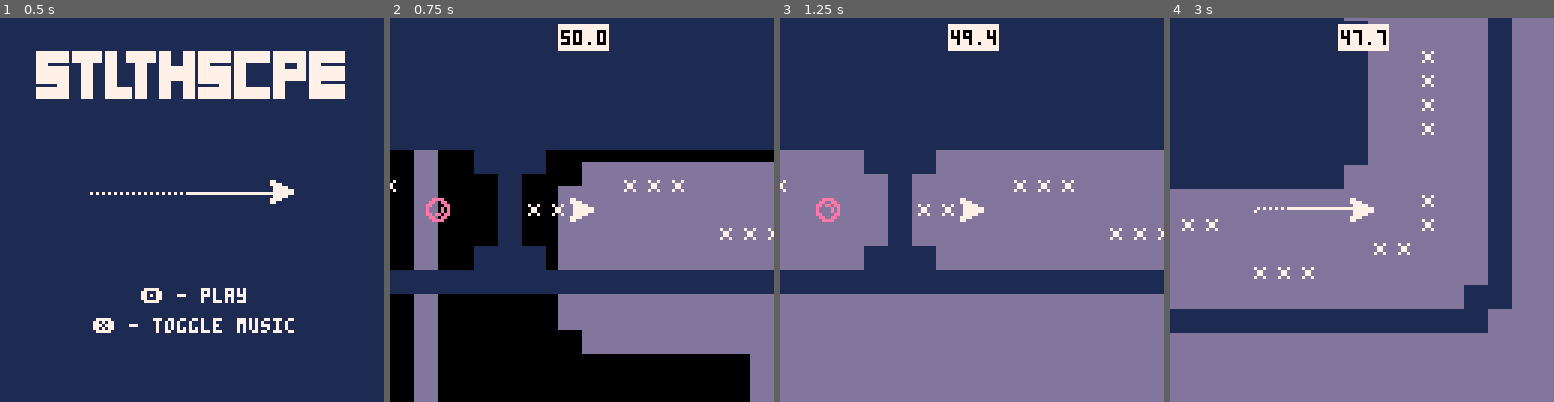
Above: before the commit, frames 1-4 (left to right).
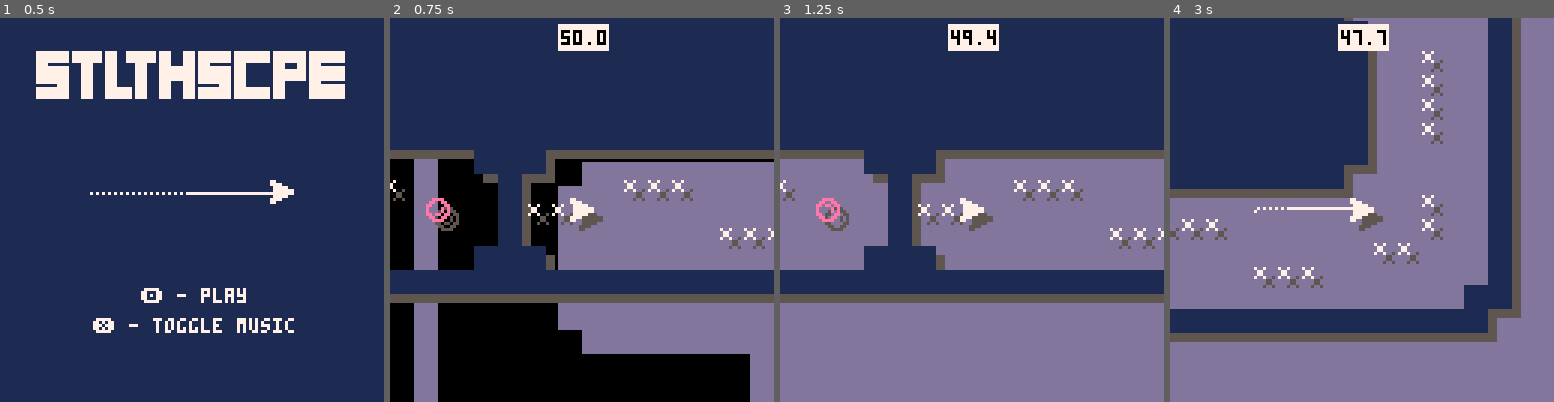
Above: after the commit, the same moments.

Repository: AndreasWebdev/StealthscapeSite
Game: PICO-8 cartridge pico8/stealthscape.p8
Two runs of this game, one before a commit and one after it. Both use one fixed random seed, a clock stepped at 60 frames per second and the inputs below.
Inputs:
- Up to frame 1 (0.5 s): tap X (X key) at 0.33 s
- Up to frame 2 (0.75 s): tap O (Z key) at 0.7 s
- Up to frame 3 (1.25 s): tap X (X key) at 1.07 s
- Up to frame 4 (3 s): hold Right 1.6-2.1 s; tap O (Z key) every 0.4 s from 1.7 to 2.9 s; tap X (X key) at 1.85, 2.97 s; hold Up 2.15-2.42 s; hold Right from 2.47 s (still down)

Frame 1 is identical in both runs. In frame 2, 5.8% of the frame differs, in the area x 0-100%, y 34-75%; in frame 3, 5.8%; in frame 4, 7.0%, in the area x 0-92%, y 0-85%.

Commit message:
pico8 update

Diff:
--- a/pico8/stealthscape.p8
+++ b/pico8/stealthscape.p8
@@ -40,45 +40,8 @@
 		 ship_movement()
 		 if(pts > 0) pts -= 1/60
 
-		 --coin collision
-			for c in all(coins) do
-				if(coll(ship,c)) then
-					del(coins,c)
-					if(cnch < 7) cnch+=1
-					chtm = 30
-					sfx(18+cnch)
-					pts += 0.5
-				end
-			end
-
-			--btn collision
-			for bt in all(btns) do
-				if(coll(ship,bt)) then
-					del(btns,bt)
-					btnc+=1
-					if(btnc==stages[stagenum].btns) open_doors()
-				end
-			end
-
-			--mine collision
-			for m in all(mines) do
-				if(coll(ship,m)) then
-					dead=true
-					screenshake(10,0.1)
-					sfx(27)
-					explode(ship.x+3,ship.y+3,5,50)
-				end
-			end
-
-			--portal collision
-			if(not win and coll(ship,portal)) then
-				sfx(26,2)
-				screenshake(5,0.1)
-				explode(portal.x+3,portal.y+3,1.5,50,0.2,7)
-				win = true
-				ship.x = portal.x
-				ship.y = portal.y
-			end
+		 obj_behaviour()
+		 obj_collisions()
 
 		else
 		 --retry
@@ -86,7 +49,7 @@
 		 	if btn(🅾️) then
 		 		if(not dead) stagenum+=1
 		 	end
-		 	if btn(x) and dead then
+		 	if btn(❎) and dead then
 	 			music(-1)
 	 	 	if(mus) music(0,10000)
 	 	 	igm=false
@@ -126,7 +89,8 @@
 		--screenshake
 		if shake > 0 then
 			shake -= shakedec
-		elseif shake < 0 then
+		end
+		if shake < 0 then
 			shake = 0
 		end
 
@@ -155,7 +119,7 @@
 
 function explos_init()
 	sparks={}
-	for i=1,200 do
+	for i=1,150 do
 		add(sparks,{
 		x=0,y=0,velx=0,vely=0,
 		r=0,alive=false,col=6,spd=0.1
@@ -201,7 +165,7 @@
 	y=128,
 	hs=0,
 	vs=0,
-	spd=2.5,
+	spd=3,
 	fric=0.05,
 	box = {x1=0,y1=0,x2=7,y2=7}
 	}
@@ -212,14 +176,17 @@
 	pts = 50.0
 	shake=0
 	shakedec=0
+	bump=false
 end
 
 function ship_movement()
 
-	if btn(⬆️) then ship.vs-=ship.fric end
-	if btn(⬇️) then ship.vs+=ship.fric end
-	if btn(⬅️) then ship.hs-=ship.fric end
-	if btn(➡️) then ship.hs+=ship.fric end
+	local lcol=false
+
+	if btn(⬆️) then ship.vs-=ship.fric
+	elseif btn(⬇️) then ship.vs+=ship.fric end
+	if btn(➡️) then ship.hs+=ship.fric
+	elseif btn(⬅️) then ship.hs-=ship.fric end
 
 	if not (btn(⬅️) or btn(➡️)) then
 		ship.hs -= ship.fric*sign(ship.hs)
@@ -243,15 +210,17 @@
 	end
 
 	if(ship.hs != 0 and cmap(ship.x+ship.hs,ship.y)) then
-		explode(ship.x+3+ship.hs,ship.y+3,2,10)
-		screenshake(3,1)
+		if(not bump) bump_fx()
 		ship.hs = -ship.hs/2
+		lcol=true
 	end
 	if(ship.vs != 0 and cmap(ship.x,ship.y+ship.vs)) then
-		explode(ship.x+3,ship.y+3+ship.vs,2,10)
-		screenshake(3,1)
+		if(not bump) bump_fx()
 		ship.vs = -ship.vs/2
-	end
+		lcol=true
+	end
+
+	if(not lcol) bump=false
 
 	ship.x += ship.hs
 	ship.y += ship.vs
@@ -260,6 +229,19 @@
 	if(#trail > 30) del(trail,trail[1])
 end
 
+function kill_ship()
+	dead=true
+	screenshake(10,0.1)
+	sfx(27)
+	explode(ship.x+3,ship.y+3,5,50)
+end
+
+function bump_fx()
+	explode(ship.x+3+ship.hs,ship.y+3,2,10)
+	screenshake(3,1)
+	sfx(1)
+	bump=true
+end
 --get spr based on inputs
 function ship_spr()
 	if btn(➡️) and btn(⬆️) then return 2
@@ -285,6 +267,48 @@
 -->8
 --collisions
 
+function obj_collisions()
+
+	--coin collision
+		for c in all(coins) do
+			if(coll(ship,c)) then
+				del(coins,c)
+				if(cnch < 7) cnch+=1
+				chtm = 30
+				sfx(18+cnch)
+				pts += 0.5
+			end
+		end
+
+		--btn collision
+		for bt in all(btns) do
+			if(coll(ship,bt)) then
+				del(btns,bt)
+				sfx(28)
+				btnc+=1
+				if(btnc==stages[stagenum].btns) open_doors()
+			end
+		end
+
+		--mine collision
+		for m in all(mines) do
+			if(coll(ship,m)) then
+				kill_ship()
+			end
+		end
+
+		--portal collision
+		if(not win and coll(ship,portal)) then
+			sfx(26,2)
+			screenshake(5,0.1)
+			explode(portal.x+3,portal.y+3,1.5,50,0.2,7)
+			win = true
+			ship.x = portal.x
+			ship.y = portal.y
+		end
+
+end
+
 function cmap(x,y)
   local ct=false
 
@@ -352,7 +376,10 @@
  btnc=0
  walls={}
  doors={}
+ lnchrs={}
+ missls={}
  explos_init()
+ t=0
 	win = false
 	for i=0,stages[num].h-1 do
 		for j=0,stages[num].w do
@@ -388,6 +415,15 @@
 				add(btns,
 				{x=j*8,y=i*8,d=dr,
 				box={x1=2,y1=2,x2=5,y2=5}})
+			elseif(ob=="i" or ob=="k" or ob=="j" or ob==";") then
+				local dr=0
+				if ob=="k" then dr=1
+				elseif ob=="j" then dr=2
+				elseif ob==";" then dr=3
+				end
+				add(lnchrs,
+				{x=j*8,y=i*8,d=dr,
+				box={x1=0,y1=0,x2=7,y2=7}})
 			end
 		end
 	end
@@ -407,6 +443,7 @@
 		6=end portal
 		7=player
 		u/d/l/r=button
+		i/k/j/;=missile launcher
 	]]--
 
 	add(stages,{
@@ -414,7 +451,7 @@
 	-1111111111111111111111111111111111111-
 	11-----------------------------------11
 	1-----------222-----222-----222-------1
-	1---22-3-----------4-----------3-22---1
+	1---22-3-----------------------3-22---1
 	1--2----222-----222-----222--------2--1
 	1--2-------------------------------2--1
 	1------1111111111111111111111111------1
@@ -439,7 +476,7 @@
 	11----------------------------------------------------------------11
 	1--------------111---------111--------22-----------222------111----1
 	1------------------------------------------------------------------1
-	1-------7---------222---------222---32--23111222----4-111222----6--1
+	1-------7---------222---------222---32--23111222------111222----6--1
 	1------------------------------------------------------------------1
 	1--------------------111222------111--22--------111----------------1
 	11----------------------------------------------------------------11
@@ -491,6 +528,46 @@
 	11----4-------------11
 	-11111111111111111111-
 	]]})
+
+	add(stages,{
+	w=41,h=21,btns=1,stage=[[
+	-111111111111111111111111111111111111----
+	11--4-------------------------------111--
+	1---4---------------------------------11-
+	1--64----------222222222222222-------3-1-
+	1---4----------------------------------11
+	11--4-----------------------------------1
+	-1111--------1111111111111111111--------1
+	----1-------11-----------------11-------1
+	----1------11-------------------11------1
+	----1--2--11---------------------11--2--1
+	----1--2--1-----------------------1--2--1
+	----1--2--11---------------------11--2--1
+	----1------11-------------------11------1
+	----1-------11-----------------11-------1
+	----1--------1111111111111111111--------1
+	----1-----------------4---2222----------1
+	----11----------------4----------------11
+	-----1-3---2222222---r4-7-2222-------3-1-
+	-----11---------------4---------------11-
+	------111--2222222----4-------------111--
+	--------11111111111111111111111111111----
+	]]})
+
+	add(stages,{
+	w=74,h=9,btns=1,stage=[[
+	--------------------------------------------------111111111111111---------
+	111111111111111111111111111111111111111111111111111k11k11111k11k111111111-
+	1;----------------------------1;-----------1;---------------------------11
+	1;----------222222222222------1;-------------------2222------------------1
+	1;--72222222-------1;---22----1;-----22222222222222----2222----22222226--1
+	1;-----------------1;-----22-------22----------------------2222----------1
+	1;-----------------1;-------2222222--------1;---------------------------11
+	111111111111111111111111111111111111111111111111111i11i11111i11i111111111-
+	--------------------------------------------------111111111111111---------
+
+	]]})
+
 end
 -->8
 --draw code
@@ -518,12 +595,105 @@
 
 --in-game
 function draw_game()
- local camx=flr(ship.x-60+rnd(shake)-shake/2)
- local camy=flr(ship.y-60+rnd(shake)-shake/2)
+ camx=flr(ship.x-60+rnd(shake)-shake/2)
+ camy=flr(ship.y-60+rnd(shake)-shake/2)
 	cls()
 	rectfill(camx-4,camy-4,camx+132,camy+132,13)
 	map()
 	camera(camx,camy)
+
+	--draw parts under if alive
+	if not dead and not win then
+		draw_parts()
+	end
+
+	draw_shadows()
+	draw_objs()
+
+	--draw parts above if dead/win
+	if dead or win then
+		draw_parts()
+	end
+
+	draw_gui(camx,camy)
+end
+
+--draw object shadows
+function draw_shadows()
+
+	pal(1,5)
+	--draw walls
+	for wl in all(walls) do
+		spr(27,wl.x+3,wl.y+3)
+	end
+
+	--draw doors
+	for dr in all(doors) do
+		spr(28,dr.x+3,dr.y+3)
+	end
+
+	--draw launchers
+	for lu in all(lnchrs) do
+		spr(30+lu.d,lu.x+3,lu.y+3)
+	end
+	pal(1,1)
+
+	pal(7,5)
+	--draw ship and trail
+	if not win and not dead then
+		ship.sp = ship_spr()
+		spr(ship.sp,ship.x+3,ship.y+3)
+	end
+
+	--draw coins
+	for coi in all(coins) do
+		spr(9+ceil(crot/5),coi.x+3,coi.y+3)
+	end
+	pal(7,7)
+
+	pal(8,5)
+	--draw mines
+	for mi in all(mines) do
+		spr(22,mi.x+3,mi.y+3)
+	end
+
+	--draw missiles
+	for mi in all(missls) do
+		spr(34+mi.d,mi.x+3,mi.y+3)
+	end
+	pal(8,8)
+
+
+	pal(14,5)
+	--draw btns
+	for bu in all(btns) do
+		spr(23+bu.d,bu.x+3,bu.y+3)
+	end
+
+	--draw portal
+	spr(13+ceil(prot/5),portal.x+3,portal.y+3)
+	pal(14,14)
+end
+
+--draw objects
+function draw_objs()
+	--draw walls
+	for wl in all(walls) do
+		pal(1,5)
+		spr(27,wl.x+3,wl.y+3)
+		pal(1,1)
+		spr(27,wl.x,wl.y)
+	end
+
+	--draw doors
+	for dr in all(doors) do
+		spr(28,dr.x,dr.y)
+	end
+
+	--draw launchers
+	for lu in all(lnchrs) do
+		spr(30+lu.d,lu.x,lu.y)
+	end
 
 	--draw ship and trail
 	if not win and not dead then
@@ -542,33 +712,17 @@
 		spr(22,mi.x,mi.y)
 	end
 
+	for mi in all(missls) do
+		spr(34+mi.d,mi.x,mi.y)
+	end
+
 	--draw btns
 	for bu in all(btns) do
 		spr(23+bu.d,bu.x,bu.y)
 	end
 
-	--draw walls
-	for wl in all(walls) do
-		spr(27,wl.x,wl.y)
-	end
-
-	--draw doors
-	for dr in all(doors) do
-		spr(28,dr.x,dr.y)
-	end
-
 	--draw portal
 	spr(13+ceil(prot/5),portal.x,portal.y)
-
-	--draw explosion fx
-		for i=1,#sparks do
-			if sparks[i].alive then
-				circfill(sparks[i].x,sparks[i].y,
-				sparks[i].r,sparks[i].col)
-			end
-		end
-
-	draw_gui(camx,camy)
 end
 
 --in-game gui
@@ -606,6 +760,49 @@
 	end
 
 end
+
+--draw explosion fx
+function draw_parts()
+	for i=1,#sparks do
+		if sparks[i].alive then
+			circfill(sparks[i].x,sparks[i].y,
+			sparks[i].r,sparks[i].col)
+		end
+	end
+end
+-->8
+--obj behaviour
+
+function obj_behaviour()
+
+	for ml in all(lnchrs) do
+		if t % 60 == 0 then
+			local hv = 0
+			local vv = 0
+			if ml.d == 0 then vv=-1.5
+			elseif ml.d == 1 then vv=1.5
+			elseif ml.d == 2 then hv=-1.5
+			elseif ml.d == 3 then hv=1.5 end
+			add(missls,{
+			x=ml.x,y=ml.y,d=ml.d,
+			hs=hv,vs=vv,
+			box={x1=2,y1=2,x2=5,y2=5}
+			})
+		end
+	end
+
+	for mi in all(missls) do
+		if(t%3==0)explode(mi.x+4,mi.y+4,2,1)
+		mi.x += mi.hs
+		mi.y += mi.vs
+		if(coll(ship,mi)) kill_ship()
+		if cmap(mi.x,mi.y) then
+			explode(mi.x+3,mi.y+3,3,10)
+			del(missls,mi)
+		end
+	end
+
+end
 __gfx__
 000000007700000000000777000770007770000000000077007700007700007700007700dddddddd00000000000000000000000000eeee0000eeee0000eeee00
 000000007777000000777777000770007777770000007777007700007777777700007700dddddddd0000000000000000000000000ee00ee00ee00ee00ee00ee0
@@ -615,22 +812,22 @@
 007007000777770000077770077777700777700000777770777777770077770077777777dddddddd007007000000700000070000ee00e0eeee0ee0eeee0ee0ee
 000000007777000000007700777777770077000000007777777777000007700000777777dddddddd0000000000000000000000000ee00ee00ee00ee00ee00ee0
 000000007700000000007700770000770077000000000077777000000007700000000777dddddddd00000000000000000000000000eeee0000eeee0000eeee00
-00eeee0000eeee0000eeee0000eeee0000eeee000000000000000000eeeeeeee00000000e00000000000000e1111111111111111dddddddd0000000000000000
-0ee00ee00ee00ee00ee00ee00ee00ee00ee00ee077700000008000000eeeeee000000000eeee00000000eeee1111111111111111dddddddd0000000000000000
-ee0000eeee0e00eeee0ee0eeee0ee0eeee0ee0ee70700000000880800eeeeee000000000eeee00000000eeee1111111111111111dddddddd0000000000000000
-e0e0000ee0e0000ee0e0000ee0e00e0ee0000e0e70777770008888000eeeeee000000000eeee00000000eeee1111111111100111dddddddd0000000000000000
-e0e0000ee0e0000ee0e0000ee000000ee0000e0e7070707000888800000000000eeeeee0eeee00000000eeee1111111111100111dddddddd0000000000000000
-ee0ee0eeee0e00eeee0000eeee0000eeee0000ee7070707008088000000000000eeeeee0eeee00000000eeee1111111111111111dddddddd0000000000000000
-0ee00ee00ee00ee00ee00ee00ee00ee00ee00ee07770000000000800000000000eeeeee0eeee00000000eeee1111111111111111dddddddd0000000000000000
-00eeee0000eeee0000eeee0000eeee0000eeee00000000000000000000000000eeeeeeeee00000000000000e1111111111111111dddddddd0000000000000000
-00000000000000000000000000000000000000000000000000000000000000000000000000000000000000000000000000000000000000000000000000000000
-00000000000000000000000000000000000000000000000000000000000000000000000000000000000000000000000000000000000000000000000000000000
-00000000000000000000000000000000000000000000000000000000000000000000000000000000000000000000000000000000000000000000000000000000
-00000000000000000000000000000000000000000000000000000000000000000000000000000000000000000000000000000000000000000000000000000000
-00000000000000000000000000000000000000000000000000000000000000000000000000000000000000000000000000000000000000000000000000000000
-00000000000000000000000000000000000000000000000000000000000000000000000000000000000000000000000000000000000000000000000000000000
-00000000000000000000000000000000000000000000000000000000000000000000000000000000000000000000000000000000000000000000000000000000
-00000000000000000000000000000000000000000000000000000000000000000000000000000000000000000000000000000000000000000000000000000000
+00eeee0000eeee0000eeee0000eeee0000eeee000000000000000000eeeeeeee00000000e00000000000000e1111111111111111dddddddd0000000011111111
+0ee00ee00ee00ee00ee00ee00ee00ee00ee00ee077700000008000000eeeeee000000000eeee00000000eeee1111111111111111dddddddd0000000011111111
+ee0000eeee0e00eeee0ee0eeee0ee0eeee0ee0ee70700000000880800eeeeee000000000eeee00000000eeee1111111111111111dddddddd1011110111111111
+e0e0000ee0e0000ee0e0000ee0e00e0ee0000e0e70777770008888000eeeeee000000000eeee00000000eeee1111111111100111dddddddd1111111111111111
+e0e0000ee0e0000ee0e0000ee000000ee0000e0e7070707000888800000000000eeeeee0eeee00000000eeee1111111111100111dddddddd1111111111111111
+ee0ee0eeee0e00eeee0000eeee0000eeee0000ee7070707008088000000000000eeeeee0eeee00000000eeee1111111111111111dddddddd1111111110111101
+0ee00ee00ee00ee00ee00ee00ee00ee00ee00ee07770000000000800000000000eeeeee0eeee00000000eeee1111111111111111dddddddd1111111100000000
+00eeee0000eeee0000eeee0000eeee0000eeee00000000000000000000000000eeeeeeeee00000000000000e1111111111111111dddddddd1111111100000000
+00111111111111000000000000000000000000000000000000000000000000000000000000000000000000000000000000000000000000000000000000000000
+00011111111110000008800008888880000000800800000000000000000000000000000000000000000000000000000000000000000000000000000000000000
+00111111111111000088880000888800008888800888880000000000000000000000000000000000000000000000000000000000000000000000000000000000
+00111111111111000088880000888800088888800888888000000000000000000000000000000000000000000000000000000000000000000000000000000000
+00111111111111000088880000888800088888800888888000000000000000000000000000000000000000000000000000000000000000000000000000000000
+00111111111111000088880000888800008888800888880000000000000000000000000000000000000000000000000000000000000000000000000000000000
+00011111111110000888888000088000000000800800000000000000000000000000000000000000000000000000000000000000000000000000000000000000
+00111111111111000000000000000000000000000000000000000000000000000000000000000000000000000000000000000000000000000000000000000000
 00000000000000000000000000000000000000000000000000000000000000000000000000000000000000000000000000000000000000000000000000000000
 00000000000000000000000000000000000000000000000000000000000000000000000000000000000000000000000000000000000000000000000000000000
 00000000000000000000000000000000000000000000000000000000000000000000000000000000000000000000000000000000000000000000000000000000
Not shown, changed: the sound effects (__sfx__) section of pico8/stealthscape.p8
Not shown, changed: pico8/stealthscape.js
